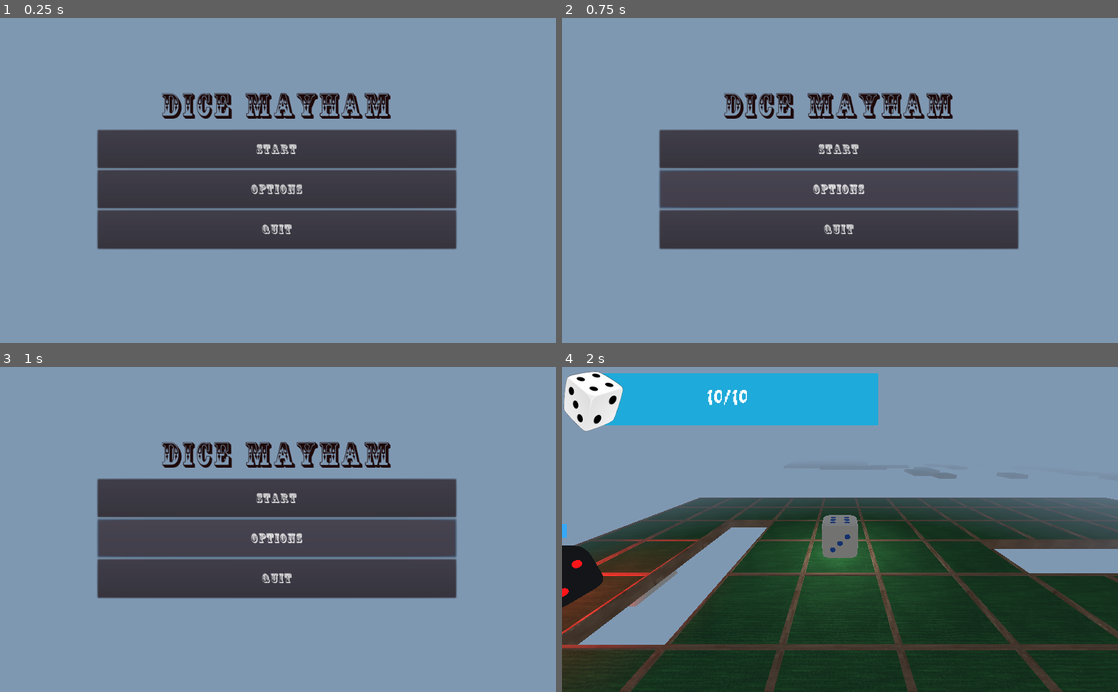
Above: before the commit, frames 1-4 (two rows, left to right).
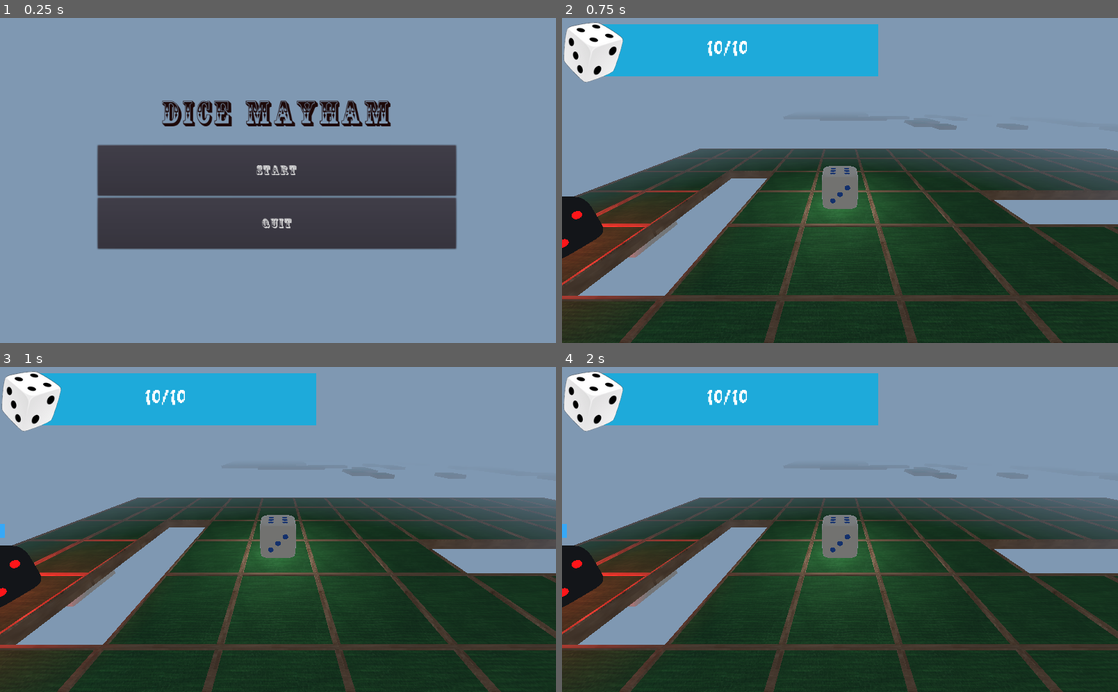
Above: after the commit, the same moments.

Repository: ayylol/Dice
Game: Godot game, scene res://MainMenu.tscn
The game is run twice, just before and just after one commit, with the same random seed, the same clock (stepped at 60 frames per second) and the same inputs.
Inputs (mouse positions are in pixels of both pictures, inside the frame that each line leads up to):
- Up to frame 1 (0.25 s): no input
- Up to frame 2 (0.75 s): click (840, 190) at 0.5 s, where only the run before the commit has a clickable "Options"
- Up to frame 3 (1 s): no input
- Up to frame 4 (2 s): click (840, 497) at 1.25 s, where only the run before the commit has a clickable "Start"

The runs differ from the first frame. In frame 1, 7.8% of the frame differs, in the area x 17-83%, y 23-67%; in frame 2, 66%; in frame 3, 66%, in the area x 0-100%, y 1-100%; in frame 4, nothing differs.

Commit message:
edited menu

Diff:
--- a/GameOverMenu.tscn
+++ b/GameOverMenu.tscn
@@ -37,7 +37,7 @@
 size_flags_vertical = 3
 theme = SubResource( 1 )
 custom_fonts/font = SubResource( 2 )
-text = "Play AGAIN?"
+text = "Main Menu"
 
 [node name="QuitGOButton" type="Button" parent="VBoxContainer"]
 margin_top = 124.0
--- a/MainMenu.tscn
+++ b/MainMenu.tscn
@@ -13,12 +13,6 @@
 [sub_resource type="Theme" id=1]
 
 [sub_resource type="DynamicFont" id=2]
-size = 23
-font_data = ExtResource( 2 )
-
-[sub_resource type="Theme" id=3]
-
-[sub_resource type="DynamicFont" id=4]
 size = 23
 font_data = ExtResource( 2 )
 
@@ -49,7 +43,7 @@
 
 [node name="Label" type="Label" parent="VBoxContainer"]
 margin_right = 660.0
-margin_bottom = 81.0
+margin_bottom = 109.0
 size_flags_horizontal = 3
 size_flags_vertical = 7
 size_flags_stretch_ratio = 1.17
@@ -61,27 +55,17 @@
 valign = 1
 
 [node name="StartButton" type="Button" parent="VBoxContainer"]
-margin_top = 85.0
+margin_top = 113.0
 margin_right = 660.0
-margin_bottom = 155.0
+margin_bottom = 206.0
 size_flags_horizontal = 3
 size_flags_vertical = 3
 theme = SubResource( 1 )
 custom_fonts/font = SubResource( 2 )
 text = "Start"
 
-[node name="OptionsButton" type="Button" parent="VBoxContainer"]
-margin_top = 159.0
-margin_right = 660.0
-margin_bottom = 229.0
-size_flags_horizontal = 3
-size_flags_vertical = 3
-theme = SubResource( 3 )
-custom_fonts/font = SubResource( 4 )
-text = "Options"
-
 [node name="QuitButton" type="Button" parent="VBoxContainer"]
-margin_top = 233.0
+margin_top = 210.0
 margin_right = 660.0
 margin_bottom = 304.0
 size_flags_horizontal = 3
Not shown: 1 places in MainMenu.tscn that only renumber resources
